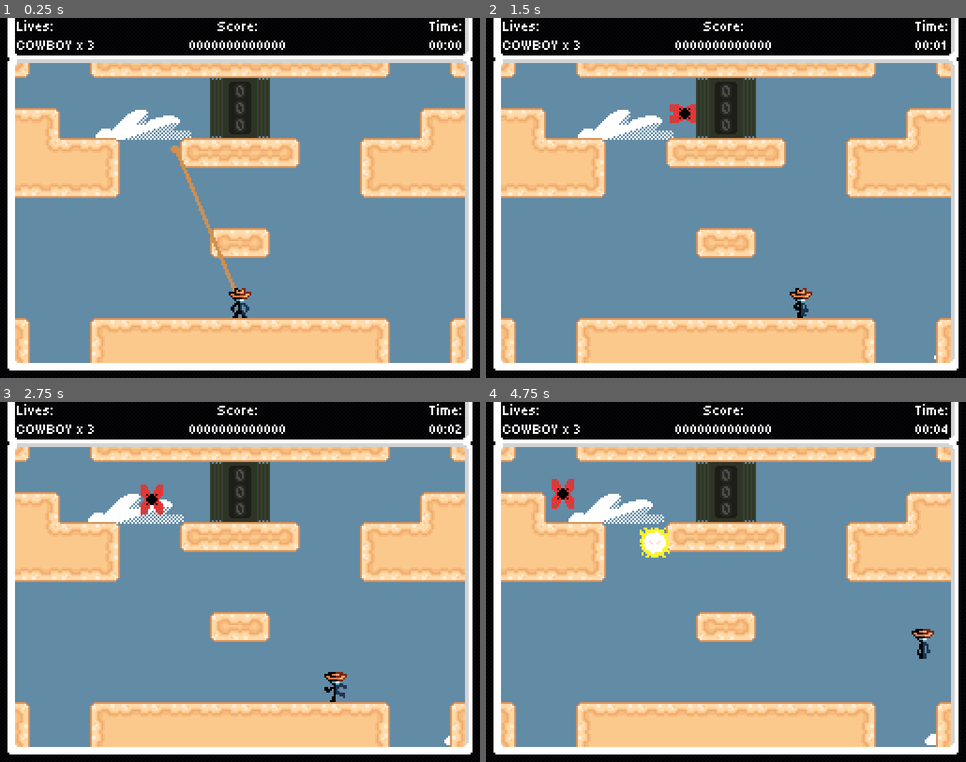
Above: before the commit, frames 1-4 (two rows, left to right).
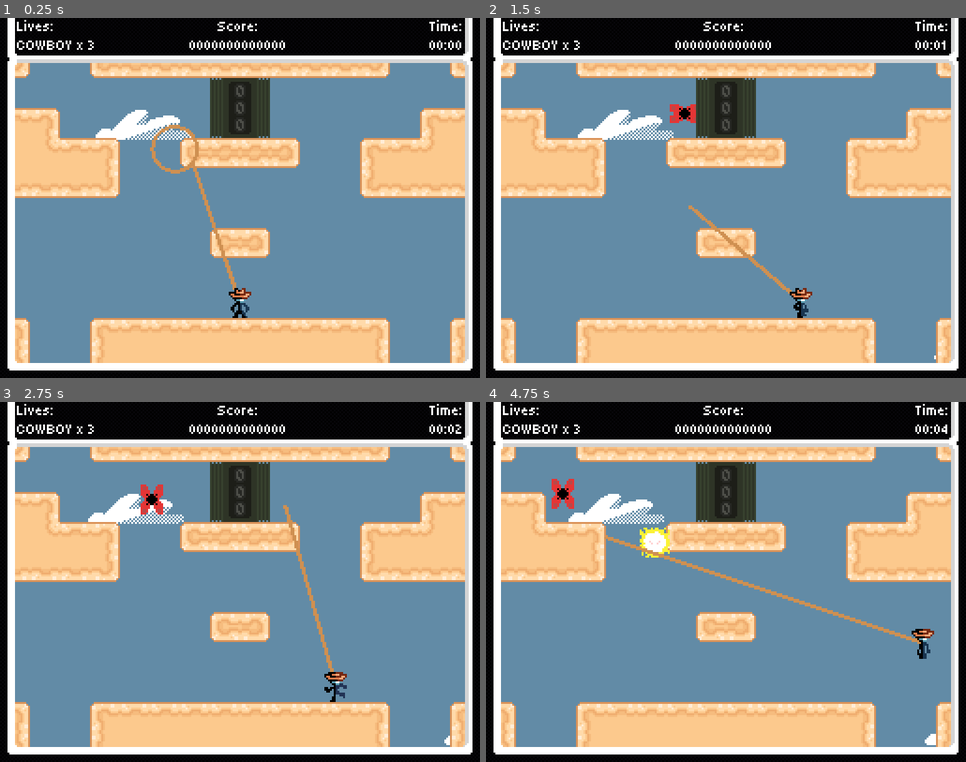
Above: after the commit, the same moments.

Repository: Jcodefox/GMTK-2025
Game: Godot game, scene res://scenes/topscenes/gameplay_topscene.tscn
The game is run twice, just before and just after one commit, with the same random seed, the same clock (stepped at 60 frames per second) and the same inputs.
Inputs (mouse positions are in pixels of both pictures, inside the frame that each line leads up to):
- Up to frame 1 (0.25 s): no input
- Up to frame 2 (1.5 s): move the mouse to (831, 180) at 0.52 s; press the mouse at (831, 180) at 0.53 s; hold D (move_right) from 0.53 s (still down); tap Space (move_jump) at 0.77 s; move the mouse to (630, 216) at 1.27 s; release the mouse at (630, 216) at 1.28 s; click (630, 216) at 1.35 s
- Up to frame 3 (2.75 s): tap Space (move_jump) at 1.52 s; move the mouse to (288, 502) at 2.02 s; release D (move_right) at 2.03 s; press the mouse at (288, 502) at 2.03 s; hold A (move_left) from 2.03 s (still down)
- Up to frame 4 (4.75 s): move the mouse to (702, 654) at 2.77 s; release A (move_left) at 2.78 s; release the mouse at (702, 654) at 2.78 s; hold D (move_right) 2.78-4.28 s; click (702, 654) at 2.85 s; tap Space (move_jump) at 3.02, 3.77, 4.52 s; move the mouse to (870, 636) at 3.52 s; press the mouse at (870, 636) at 3.53 s; move the mouse to (582, 528) at 4.27 s; release the mouse at (582, 528) at 4.28 s; hold A (move_left) from 4.28 s (still down); click (582, 528) at 4.35 s

The runs differ from the first frame. In frame 1, 0.8% of the frame differs, in the area x 31-50%, y 29-77%; in frame 2, 0.3%; in frame 3, 0.4%; in frame 4, 0.7%.

Commit message:
Easier lasso size and lasso smoothing

Diff:
--- a/scripts/prefabs/lasso_v2.gd
+++ b/scripts/prefabs/lasso_v2.gd
@@ -55,7 +55,10 @@
 	mouse_angle_time.append(cumulative_delta)
 
 	var cumulative_angle: float = abs(all_mouse_angles.reduce(func(acc, val): return acc + val, 0))
-	cumulative_angle = log(cumulative_angle * 2.5) * cumulative_angle * 0.2
+	cumulative_angle = sqrt(cumulative_angle) * 6.75
+	if cumulative_angle > 33:
+		cumulative_angle = 46 - (pow(2, -1 * ((cumulative_angle - 70) / 10.0)))
+	print(cumulative_angle)
 
 
 	while cumulative_angle > max_mouse_angle_amount:
Not shown: 1 places in scenes/topscenes/gameplay_topscene.tscn that only renumber resources
